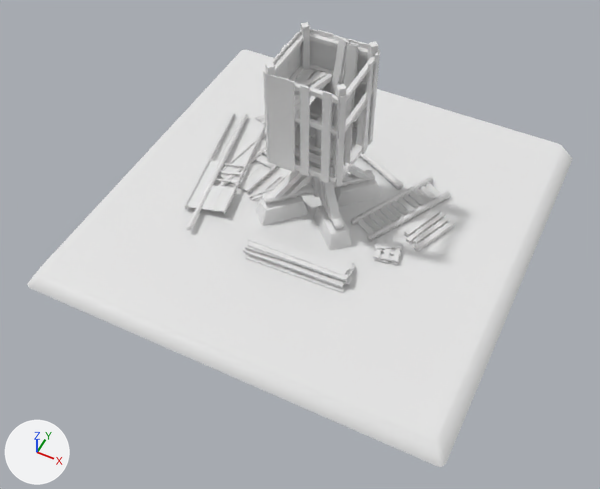
Renders of the FBX model Content/Buildings/Meshes/CA_Windmill_Stage2.fbx from each side of a commit.
Both versions are drawn from a 50 mm lens placed at (12.9, -28.0, 31.2), pointed at (0.8, -3.7, 0.9). Lighting does not change. The marker at lower left points along +X, +Y and +Z. Where no turn or scale is listed for an object, it has been applied to the vertices.

In view in the first picture: 'Ca_Windmill_Base', 'Ca_Windmill_Stage2'.
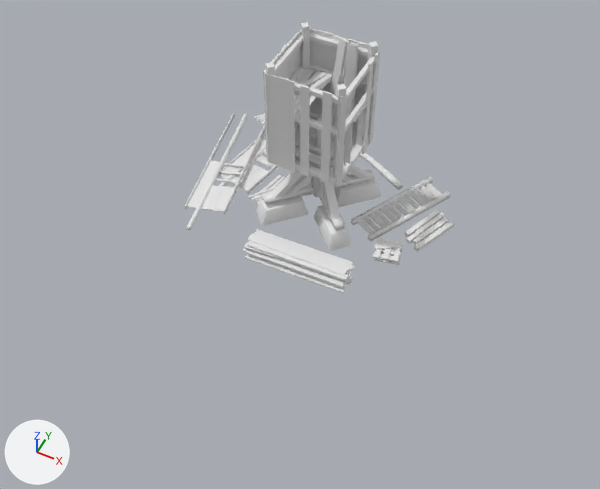
What the commit changed:
Object 'Ca_Windmill_Base' (ob_ca_windmill_base) is deleted.

Location of each change, (x1, y1, x2, y2) in pixels of the pictures (600 x 489 px):
'Ca_Windmill_Base', deleted
    before: (27, 50, 572, 467)
